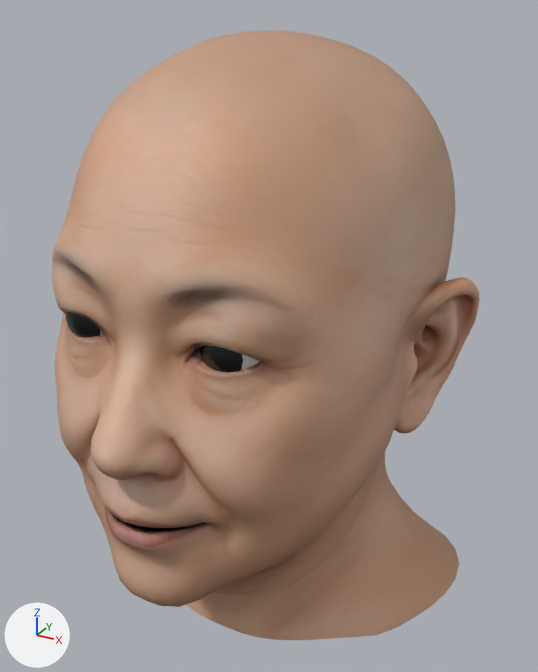
The glTF model space-station/assets/crew/head_t5.glb, before and after one commit.
The view is the same before and after, from a camera (50 mm lens) standing at (0.158, -0.258, 1.792) and looking at (0.009, 0.013, 1.656). Every picture has the same lights, and +X, +Y and +Z are marked at lower left. The first picture is the older version. Vertices at exactly the same position are counted once.

In view in the first picture: 'cornea_t5', 'head_t5' and 1 more.
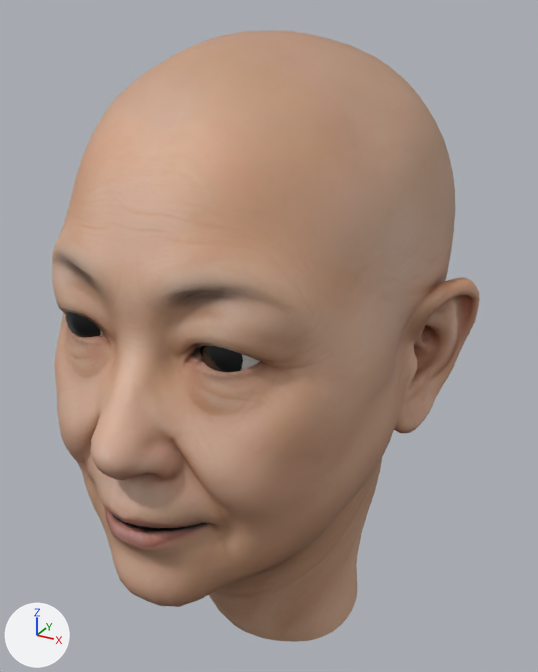
What changed in the scene script:
```text
Change me_head_t5:
    used by ob_head_t5; location = (0.0, 0.0, 0.0)
    remove me_head_t5.from_pydata(...)  # 3777 vertices, 7506 faces; spans x -0.087..0.099, y -0.098..0.106, z 1.52..1.784
    add me_head_t5.from_pydata(...)  # 3776 vertices, 7506 faces; spans x -0.084..0.096, y -0.098..0.106, z 1.498..1.784
    me_head_t5 part 1
    8 vertices in x 0.05..0.061, y 0.004..0.058, z 1.573..1.592 move by (-0.001, 0.0, 0.0)
    7 vertices in x -0.047..0.027, y -0.01..0.052, z 1.569..1.599 move by (0.001, 0.0, 0.0)
    6 vertices in x -0.019..0.057, y 0.045..0.076, z 1.571..1.59 move by (-0.001, -0.001, 0.0)
    4 vertices in x -0.047..-0.032, y -0.018..0.02, z 1.556..1.574 move by (0.001, 0.001, 0.0)
    4 vertices in x -0.005..0.018, y -0.031..-0.028, z 1.541..1.543 move by (0.0, 0.003, -0.006)
    4 vertices in x -0.037..0.006, y 0.058..0.08, z 1.57..1.589 move by (0.001, -0.001, 0.0)
    260 vertices move from x -0.087..0.099, y -0.031..0.095, z 1.52..1.598 to x -0.047..0.058, y -0.026..0.078, z 1.498..1.598
    other edits to the shape of me_head_t5 do not show in these pictures
```

What differs and where, as boxes (x1, y1, x2, y2) in the pictures (538 x 672 px; the box of a moved part takes in the faces that stretch with it):
'head_t5', reshaped
    before: (52, 30, 480, 640)
    after: (52, 30, 480, 642)
part 1 of me_head_t5, moved or reshaped
    before: (186, 453, 459, 640)
    after: (209, 458, 382, 642)
